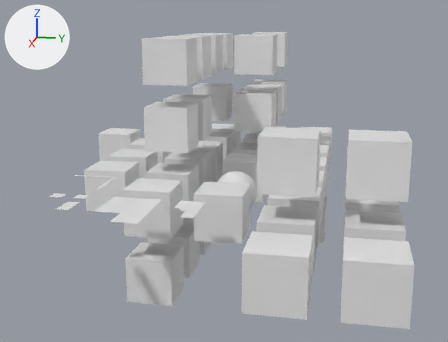
Renders of the Blender file assets/test_chambers/materials.blend from each side of a commit.
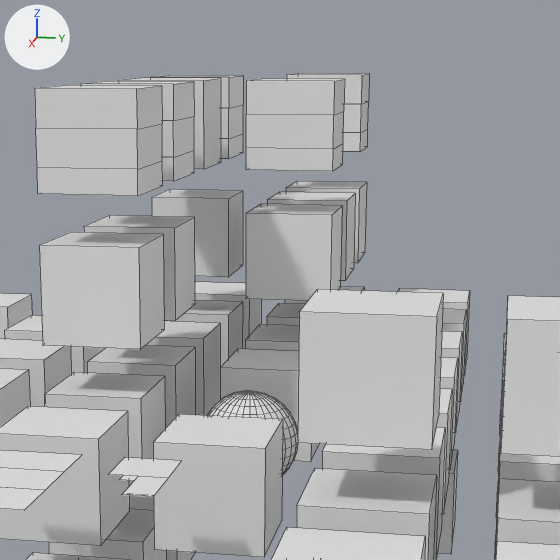
There are two pictures of each version: one whole from a 50 mm camera at (36.36, 7.92, 7.85) aimed at (7.58, 2.16, 0.65), one close up on the part from 28% to 83% of the width and 0% to 72% of the height. The lights are fixed; the arrows at upper left show +X, +Y and +Z. The close-ups show mesh edges as thin lines. Materials are left out; every surface is plain grey.

Names of what the first close-up shows: 'ambient block.005', 'ambient block.007', 'ambient block.041', 'ambient block.045', 'ambient block.046', 'ambient block.049', 'concrete wall lighten', 'concrete wall lighten.002', 'concrete wall lighten.003', 'concrete wall lighten.004', 'concrete wall lighten.006', 'concrete wall lighten.007'.
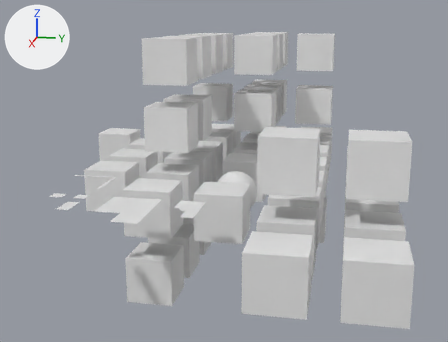
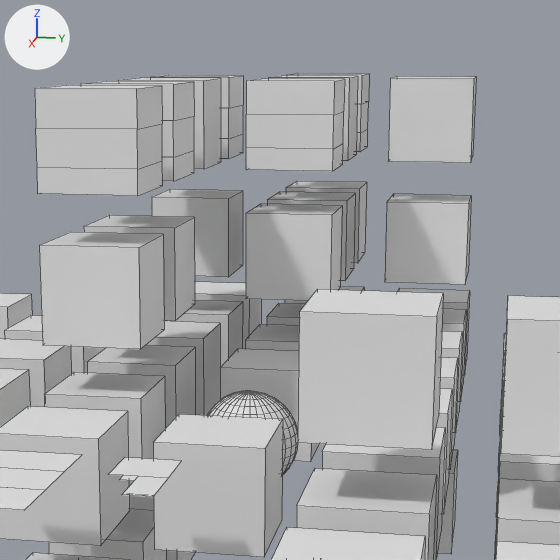
Changed parts and their boxes [x1, y1, x2, y2] in the close-ups (560 x 560 px):
'ambient block.054', added: after [385, 194, 471, 285]
'ambient block.053', added: after [388, 76, 476, 163]
'ambient block.052', added: after [268, 76, 358, 161]

What the commit changed:
Mesh me_cube_062 is new.
It is a box spanning x -1.0..1.0, y -1.0..1.0, z -1.0..1.0.
Mesh me_cube_061 is new.
It is a box spanning x -1.0..1.0, y -1.0..1.0, z -1.0..1.0.
Mesh me_cube_060 is new.
It is a box spanning x -1.0..1.0, y -1.0..1.0, z -1.0..1.0.
Object 'ambient block.054' (ob_ambient_block_054) is new; it shows me_cube_062.
Its location is (0.0, 6.0, 3.0).
Object 'ambient block.053' (ob_ambient_block_053) is new; it shows me_cube_061.
Its location is (0.0, 6.0, 6.0).
Object 'ambient block.052' (ob_ambient_block_052) is new; it shows me_cube_060.
Its location is (0.0, 3.0, 6.0).
